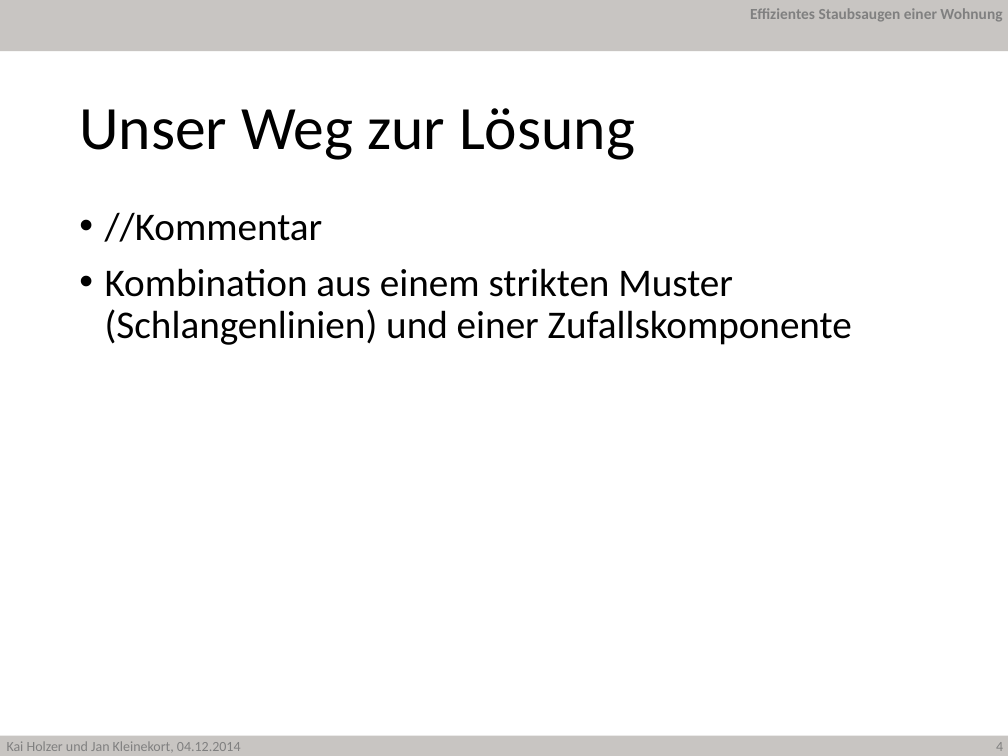
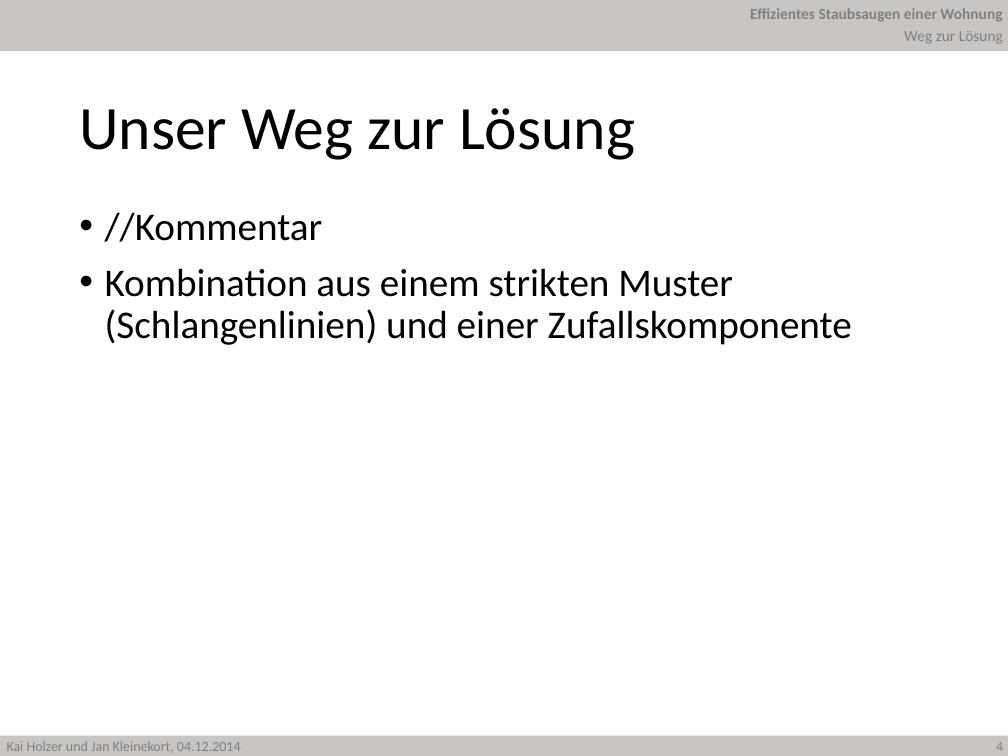
Before and after one commit to JanKl/Hamster, a slide deck: slide 4 of Präsentation/Hamster Holzer Kleinekort.pptx. Drawn at 1008x756 pixels with LibreOffice and Linux fonts; fonts in the diff are those of the drawing; background and template pictures are left out. Boxes give left, top, right and bottom in pixels: in the first picture for what was removed or moved away, otherwise in the second. Text is boxed around its words. In the diff, an @@ line names an element or a change of style, - is before the commit and + after.

```diff
--- a/Präsentation/Hamster Holzer Kleinekort.pptx
+++ b/Präsentation/Hamster Holzer Kleinekort.pptx
@@ text added at bbox=[904, 31, 1003, 44], 11 pt, text #808080 @@
+Weg zur Lösung
```
Also in this commit, not shown: 7 other slides changed, 1 other file.
